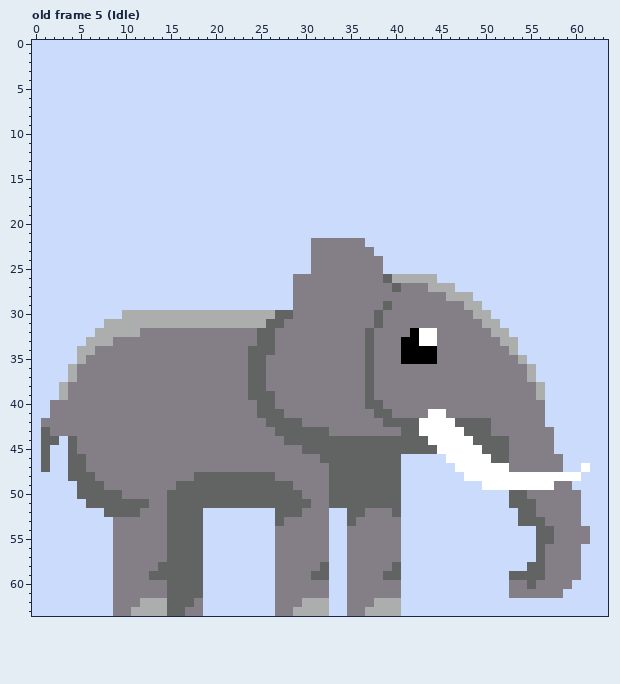
Two states of a pixel-art file, Aseprite files/Elephant.aseprite. The first picture shows the starting point.
64x64 pixels, 32 frames. Shown: old frame 5 (Idle). The commit also changed other frames, which this record leaves out.
Now the later version:
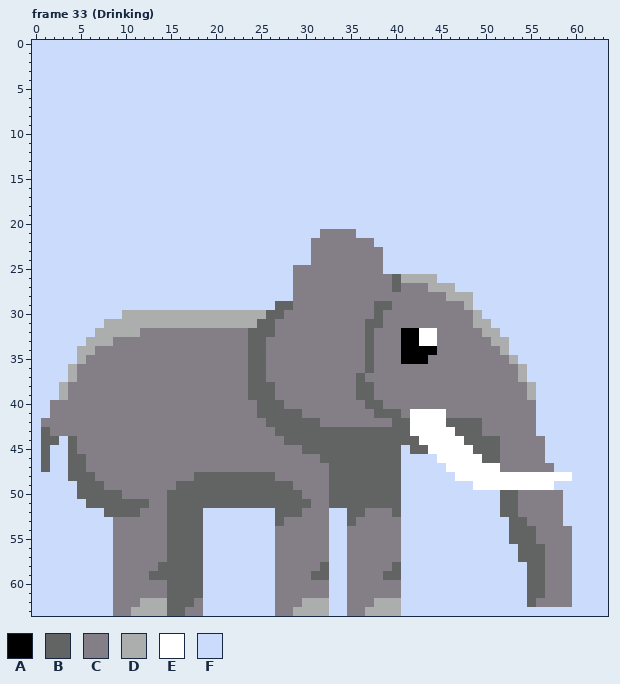
Palette (. is transparent): A #000000  B #626363  C #847e87  D #acadad  E #ffffff  F #cbdbfc
A new or re-ordered frame is compared with the old frame closest to it.
The exact change:
frames 32 -> 46
Changed rows in their new state; - is an unchanged pixel.
Frame 33 (Drinking) is new; against old frame 5 (Idle), layer "Head":
first column x 24:
21 --------CCCC--------------------------
22 -------------C------------------------
23 --------------C-----------------------
25 -----CC-------------------------------
26 ---------------CB---------------------
29 ---BB---------B----------F------------
30 --B-C---------------------F-----------
31 -B-C---------B-----------D-F----------
32 B----------------A--------D-F---------
33 B-C------------------------D-F--------
34 --C-------------------------DF--------
35 --------------------C--------DF-------
36 ------------------------------DF------
37 ------------BC----------------DF------
38 --B---------B------------------DF-----
39 ------------B------------------DF-----
40 ---B----------------------------F-----
41 ----BB----------B-EE------------F-----
42 ------BB-------C--E---B---C-----F-----
43 ---------BBBBBBBB-E----B--C-----FF----
44 -------------------E----B---C----F----
45 -----------------F--E----B--C----F----
46 ---------------------E----B-C----FF---
47 ----------------------E-----C-----F--F
48 -----------------------E------------F-
49 -------------------------E--------FF--
50 ----------------------------B-C----FF-
51 ----------------------------B-CC---FF-
52 ----------------------------BBCC---FF-
53 -----------------------------B-CC--FF-
54 -----------------------------BBBCC--FF
55 -----------------------------BBBCC--FF
56 ------------------------------BB----F-
57 ------------------------------BB----F-
58 ------------------------------------F-
59 -----------------------------FF-----F-
60 -----------------------------FF-B-----
61 -----------------------------FFBB--C--
62 -------------------------------BCCCC--
